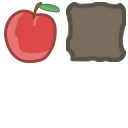
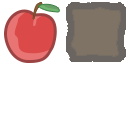
Revision of a layered 128×128 image; what changed, layer by layer:
painted on "wall" over bbox(66, 2, 126, 62)
